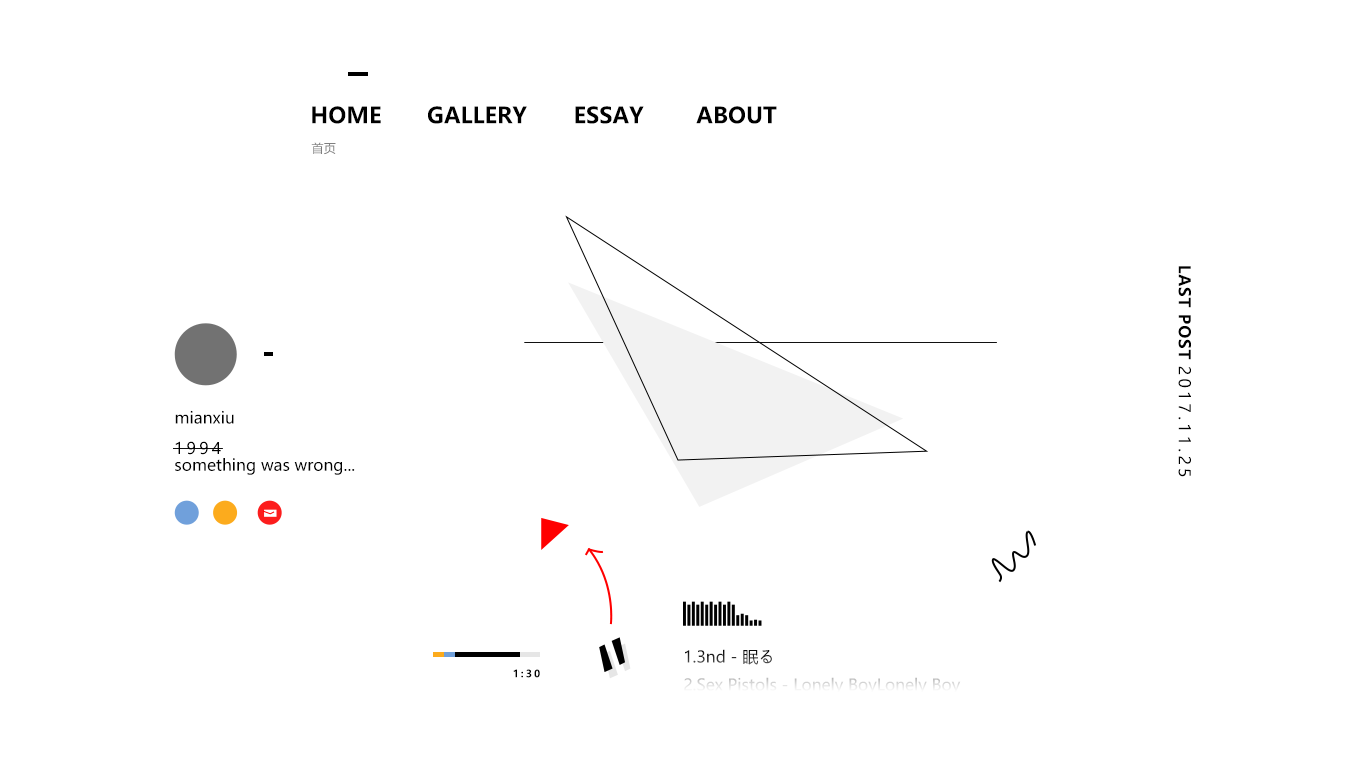
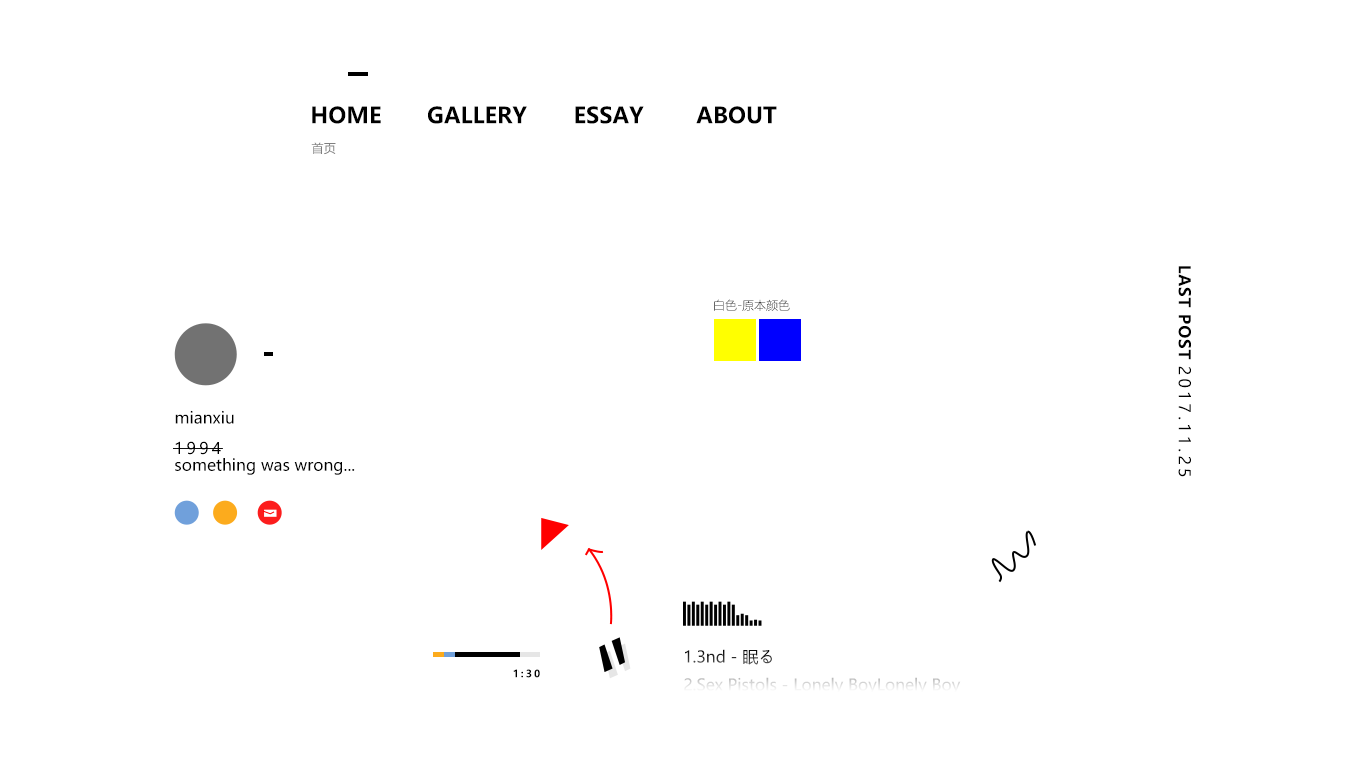
Layers edited between the first and the second 1366px x 768px image:
added layer "矩形 11 拷贝 3" in group "画板 1" over [759, 319, 801, 361]
added layer "白色-原本颜色" in group "画板 1" over [714, 299, 790, 311]
added layer "矩形 11" (exclusion) in group "画板 1" over [714, 319, 756, 361]
moved "img_1" into group "组 6" over [524, 215, 997, 507]
